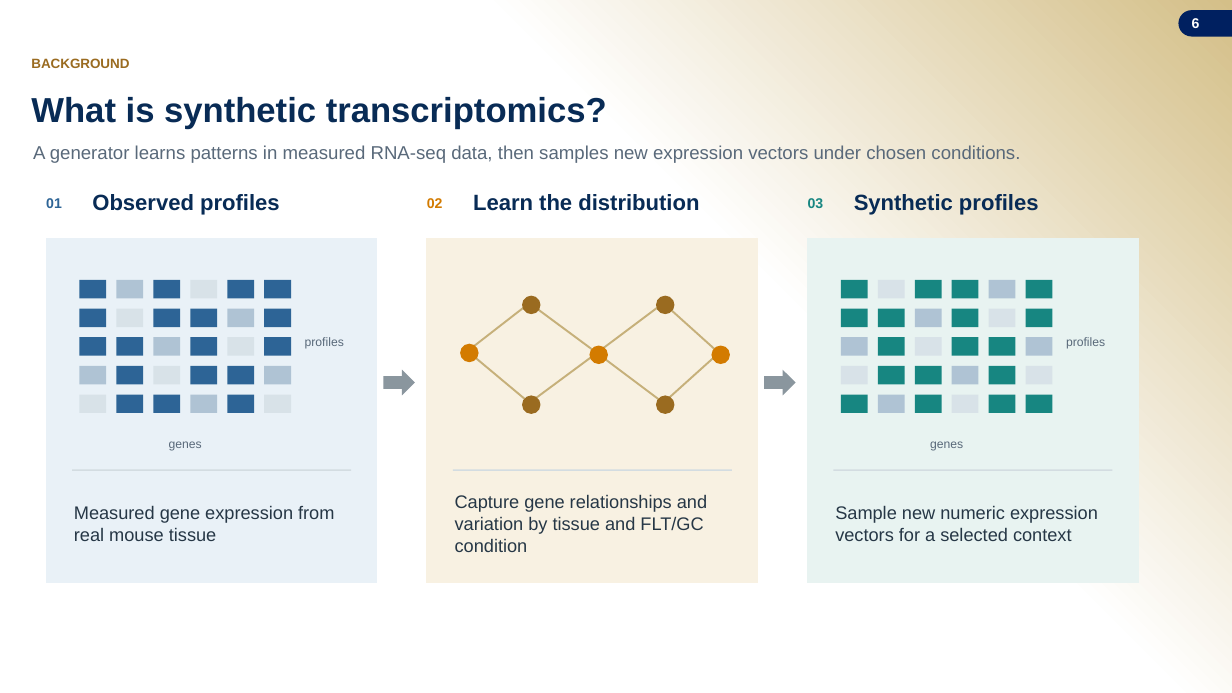
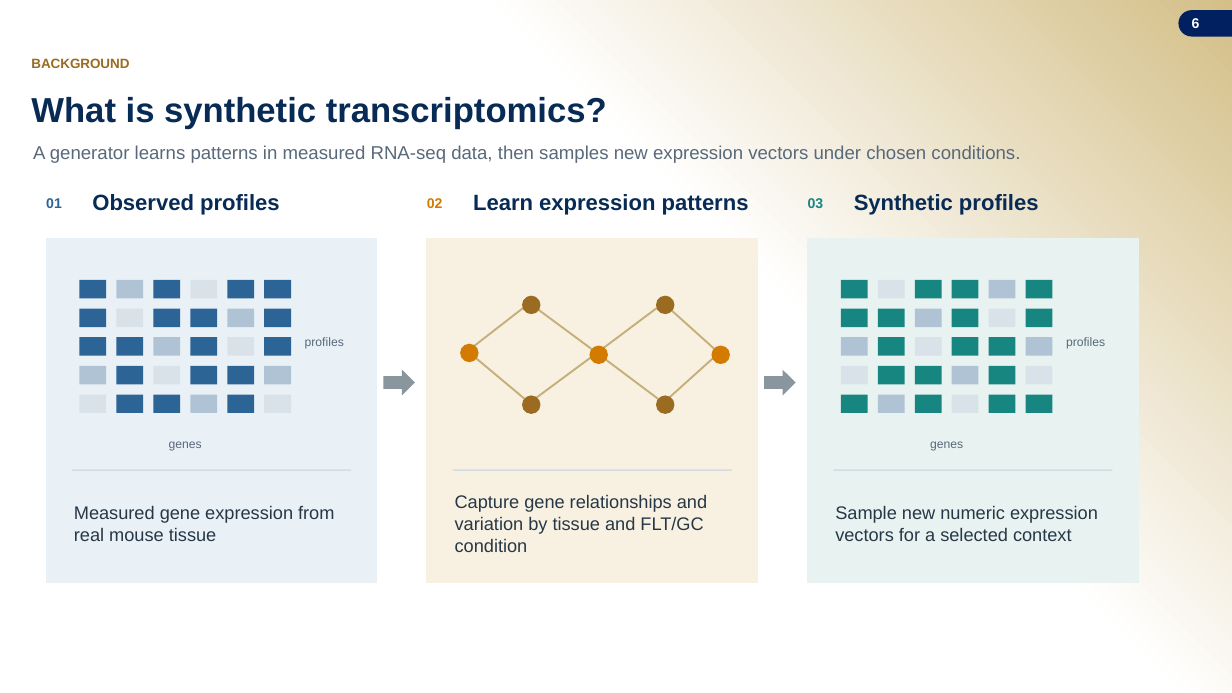
Before and after one commit to jasont314/nasa-mouse, a slide deck: slide 6 of presentation/SLSTP_2026_Generative_Transcriptomics.pptx. Drawn at 1232x693 pixels with LibreOffice and Linux fonts; fonts in the diff are those of the drawing; background and template pictures are left out. Boxes give left, top, right and bottom in pixels: in the first picture for what was removed or moved away, otherwise in the second. Text is boxed around its words. In the diff, an @@ line names an element or a change of style, - is before the commit and + after.

```diff
--- a/presentation/SLSTP_2026_Generative_Transcriptomics.pptx
+++ b/presentation/SLSTP_2026_Generative_Transcriptomics.pptx
@@ text at <box>473,194,749,215</box>: text changed @@
-Learn the distribution
+Learn expression patterns
```
Also in this commit, not shown: 22 other slides changed, 3 other files.
